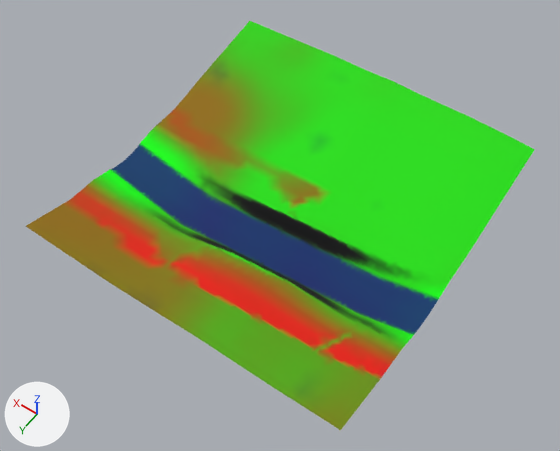
A saved change to the glTF model games/yorimichi/assets/belmonte/meshes/SM_BM_BT_Terrain_6_1.glb.
Camera for both pictures: a 50 mm lens placed at (435.0, 77.0, 400.0), pointed at (633.0, -199.0, -34.0). Lighting does not change. The marker at lower left points along +X, +Y and +Z. The first picture is the older version.

Objects in the first picture: 'SM_BM_BT_Terrain_6_1'.
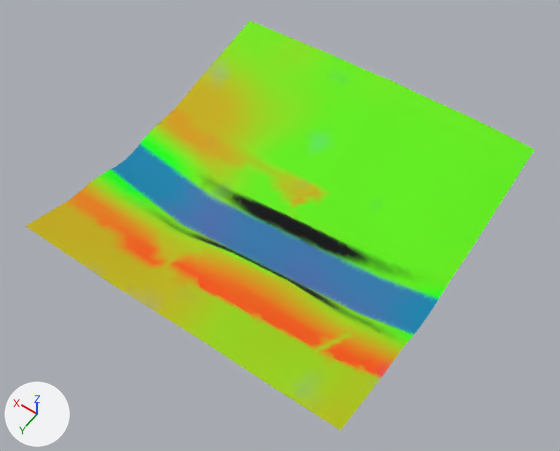
Diff of the bpy script that builds the scene:
```diff
--- a/games/yorimichi/assets/belmonte/meshes/SM_BM_BT_Terrain_6_1.glb.py
+++ b/games/yorimichi/assets/belmonte/meshes/SM_BM_BT_Terrain_6_1.glb.py
@@ me_sm_bt_terrain_6_1 @@
 me_sm_bt_terrain_6_1.from_pydata(...)  # 3621 vertices, 7093 faces; spans x 512.0..768.0, y -344.0..-88.0, z -37.0..-3.0
 # used by ob_sm_bm_bt_terrain_6_1; location = (0.0, 0.0, 0.0)
+# me_sm_bt_terrain_6_1 part 1: 6437 faces centred in x 512.0..767.0, y -342.0..-91.0, z -37.0..-3.0 are repainted in the vertex colours, in many colours
 me_sm_bt_terrain_6_1.materials.append(mat_bm_000_m_terrain_043)
```

Pixel boxes (x1, y1, x2, y2) of what changed, in the pictures (560 x 451 px):
part 1 of me_sm_bt_terrain_6_1, recoloured (lighter): (26, 21, 535, 430) in both
